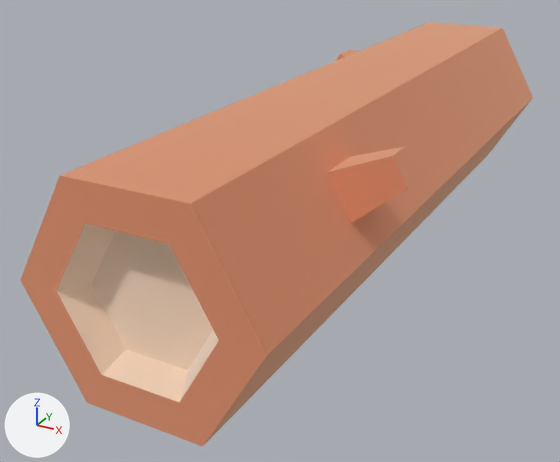
The glTF model public/models/nf2/nature/log.glb: old version first, new version second.
Both versions are drawn from a 50 mm lens placed at (0.295, -0.694, 0.288), pointed at (-0.051, -0.064, -0.027). Arrows for +X, +Y and +Z are at lower left; the lights stay in place. The picture after the commit comes second. Where no turn or scale is listed for an object, it has been applied to the vertices.

The first picture shows 'log'.
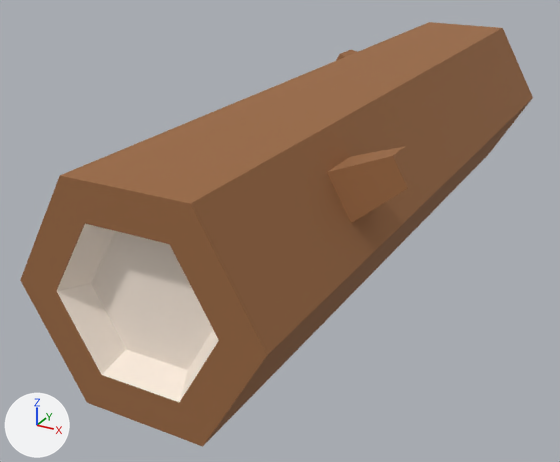
Location of each change, [x1, y1, x2, y2] in pixels of the pictures (560 x 462 px):
'log', recoloured, surface changed (beige to brown): [20, 22, 533, 447] in both

What changed in the scene script:
```text
Change mat_woodbark:
    mat_woodbark.metallic: 1.0 -> 0.0
    mat_woodbark.base_color: (0.886, 0.514, 0.341) -> (0.332, 0.144, 0.0545)  # beige #f2be9e -> brown #9c6a42
Change mat_woodinner:
    mat_woodinner.metallic: 1.0 -> 0.0
Remove ob_tmpparent:
    ob_tmpparent = bpy.data.objects.new('tmpParent', None)
    ob_tmpparent.location = (0.0, 0.0, 0.0)
```
